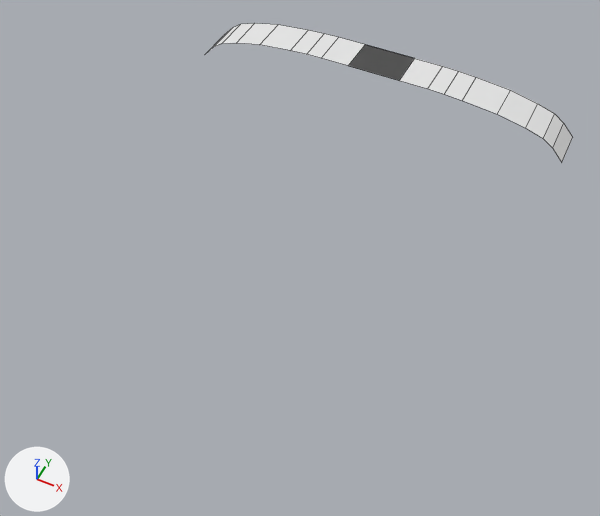
The Blender file BluePrintSources/belluh1.blend: old version first, new version second.
Before and after are seen from a camera (50 mm lens) standing at (1.67, -12.85, 3.92) and looking at (0.06, -9.63, -0.11). Arrows for +X, +Y and +Z are at lower left; the lights stay in place. Mesh edges are drawn as thin lines.
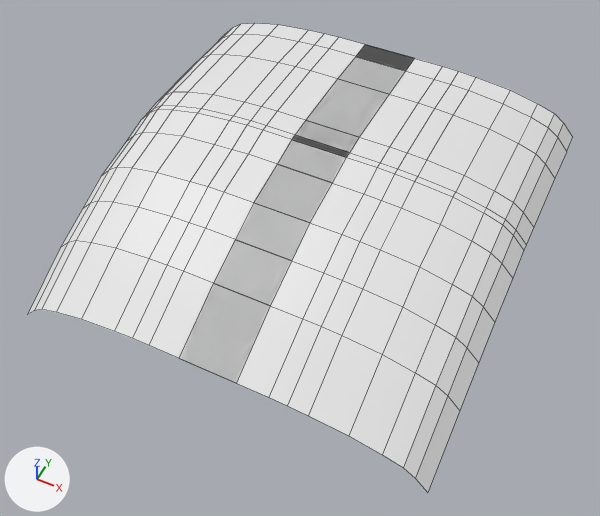
Boxes [x1, y1, x2, y2] around the edits, measured in the pictures (600 x 516 px):
'Plane', reshaped (50% wider, 236% taller)
    before: [209, 23, 573, 162]
    after: [27, 23, 573, 492]

Diff of the bpy script that builds the scene:
```diff
--- a/BluePrintSources/belluh1.blend.py
+++ b/BluePrintSources/belluh1.blend.py
@@ me_plane @@
 # used by ob_plane; parent = ob_belluh1; location = (0.00337, -8.238, 0.512); scale = (0.188, 0.144, 1.0)
-me_plane.from_pydata(...)  # 20 vertices, 9 faces; spans x -1.0..7.25, y -1.0..1.0, z -0.27..0.0
+me_plane.from_pydata(...)  # 110 vertices, 81 faces; spans x -1.0..7.25, y -17.02..1.0, z -0.82..0.01
+# me_plane part 1
+# 10 vertices in x -1.0..7.25, y -1.0, z -0.27..0.0 move by (0.0, 0.86, 0.0)
+# 35 vertices are added at x -1.0..7.25, y -17.02..-2.24, z -0.73..0.0
+# 8 new vertices lie (0.0, -2.1, 0.01) away from vertices in x -1.0..7.25, y -1.0, z -0.27..0.0
+# 6 new vertices lie (0.0, -3.39, 0.0) away from vertices in x -1.0..7.25, y -2.24, z -0.26..0.01
+# 5 new vertices lie (0.0, -1.04, -0.02) away from vertices in x -1.0..7.25, y -5.63, z -0.26..0.01
+# 5 new vertices lie (0.0, -0.34, 0.0) away from vertices in x -1.0..7.25, y -6.67, z -0.28..-0.01
+# 5 new vertices lie (0.0, -1.64, -0.1) away from vertices in x -1.0..7.25, y -10.55, z -0.39..-0.12
+# 5 new vertices lie (0.69, 0.0, -0.01) away from vertices in x 2.71, y -12.19..-6.67, z -0.22..-0.01
+# 6 new vertices lie (0.0, -1.9, -0.11) away from vertices in x -1.0..7.25, y -12.19, z -0.49..-0.22
+# 5 new vertices lie (0.0, -2.93, -0.22) away from vertices in x -1.0..7.25, y -14.09, z -0.6..-0.33
+# 5 new vertices lie (1.06, 0.0, -0.05) away from vertices in x 4.7, y -12.19..-5.63, z -0.25..-0.03
+# 5 new vertices lie (0.66, 0.0, -0.04) away from vertices in x 5.76, y -12.19..-5.63, z -0.3..-0.08
+# 72 new faces join them
```
